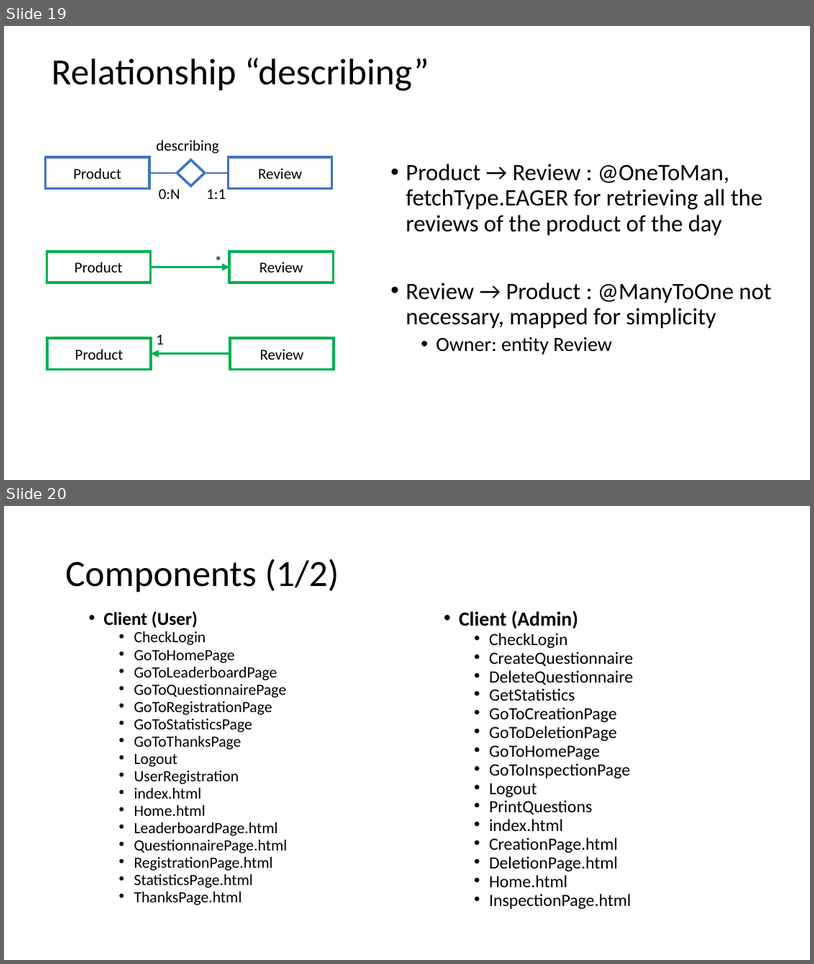
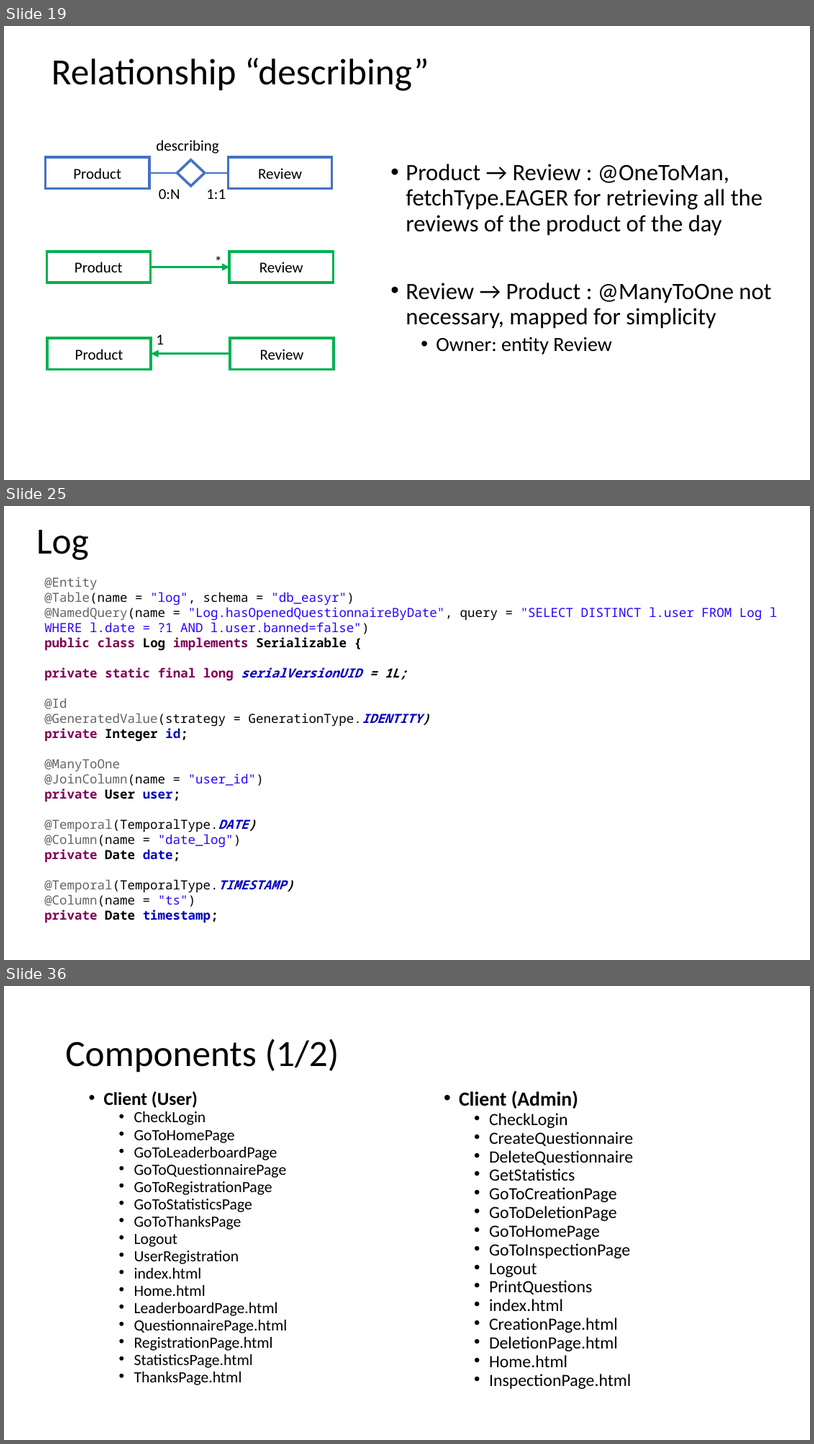
Before and after one commit to LudovicoRighi/EasyReview, a slide deck: PROJECT.pptx. Shown one above the other, each under a label of ours: slides 19 and 20 before the commit, slides 19, 25 and 36 after it; the slides between them are not shown. The pictures are 814x964 and 814x1444 pixels, drawn with LibreOffice and Linux fonts; fonts in the diff are those of the drawing. Boxes give left, top, right and bottom in pixels: in the first picture for what was removed or moved away, otherwise in the second. Text is boxed around its words. In the diff, an @@ line names an element or a change of style, - is before the commit and + after.

```diff
--- a/PROJECT.pptx
+++ b/PROJECT.pptx
@@ slide 25 added at box(4, 506, 810, 960), background #FFFFFF @@
@@ title added at box(36, 530, 89, 560), 44 pt, text #000000 @@
+Log
@@ text added at box(44, 577, 777, 923), 15 pt, text #000000 @@
+@Entity
+@Table(name = "log", schema = "db_easyr")
+@NamedQuery(name = "Log.hasOpenedQuestionnaireByDate", query = "SELECT DISTINCT l.user FROM Log l WHERE l.date = ?1 AND l.user.banned=false")
+public class Log implements Serializable {
+private static final long serialVersionUID = 1L;
+@Id
+@GeneratedValue(strategy = GenerationType.IDENTITY)
+private Integer id;
+@ManyToOne
+@JoinColumn(name = "user_id")
+private User user;
+@Temporal(TemporalType.DATE)
+@Column(name = "date_log")
+private Date date;
+@Temporal(TemporalType.TIMESTAMP)
+@Column(name = "ts")
+private Date timestamp;
@@ what was slide 20 is now slide 36 @@
```
Also in this commit, not shown: 2 slides changed, 18 other slides added, 5 other files.
